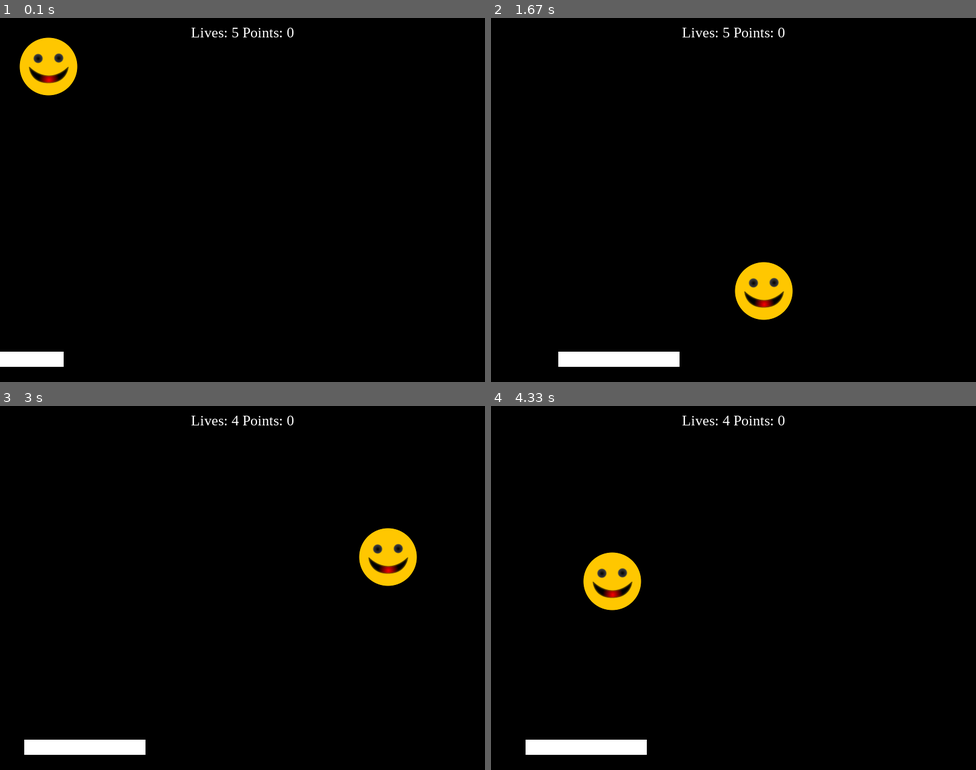
Above: before the commit, frames 1-4 (two rows, left to right).
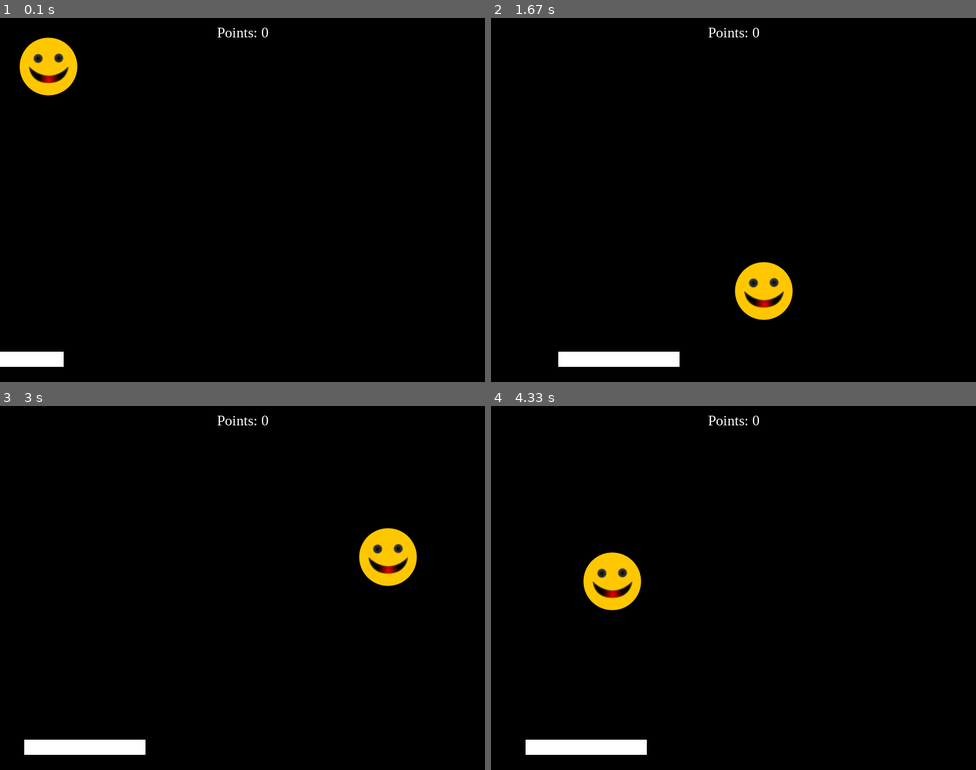
Above: after the commit, the same moments.

Repository: FordMcLeod/witAdmin
Game: pygame game, started from pygame/smilegames/SmileyPong2.py
Two runs of this game, one before a commit and one after it. Both use one fixed random seed, a clock stepped at 60 frames per second and the inputs below.
Inputs (mouse positions are in pixels of both pictures, inside the frame that each line leads up to):
- Up to frame 1 (0.1 s): no input
- Up to frame 2 (1.67 s): hold F1 0.33-0.8 s; move the mouse to (714, 214) at 0.37 s; click (782, 280) at 0.88 s; click (912, 327) at 1.22 s; click (617, 127) at 1.55 s
- Up to frame 3 (3 s): click (242, 631) at 1.88 s; click (174, 511) at 2.22 s; click (412, 682) at 2.55 s; click (87, 624) at 2.88 s
- Up to frame 4 (4.33 s): click (592, 518) at 3.22 s; click (617, 653) at 3.55 s; click (908, 671) at 3.88 s; click (588, 722) at 4.22 s

The runs differ from the first frame. In frame 1, 0.2% of the frame differs, in the area x 39-61%, y 2-6%; in frame 2, 0.2%; in frame 3, 0.2%; in frame 4, 0.2%.

Commit message:
Added extensions

Diff:
--- a/pygame/smilegames/SmileyPong2.py
+++ b/pygame/smilegames/SmileyPong2.py
@@ -1,5 +1,5 @@
 # credits: https://www.nostarch.com/teachkids/#content
-# extentions: make 2 player games, change color of paddles, change controls for how it moves
+# extentions: create lives, make 2 player games, change color of paddles, change controls for how it moves
 # change image and music
 
 
@@ -38,7 +38,6 @@
         if event.type == pygame.KEYDOWN:
             if event.key == pygame.K_F1:    # F1 = New Game
                 points = 0
-                lives = 5
                 picx = 0
                 picy = 0
                 speedx = 5
@@ -71,13 +70,7 @@
             points += 1
 
     # Draw text on screen
-    draw_string = "Lives: " + str(lives) + " Points: " + str(points)
-
-    # Check whether the game is over
-    if lives < 1:
-        speedx = speedy = 0
-        draw_string = "Game Over. Your score was: " + str(points)
-        draw_string += ". Press F1 to play again. "
+    draw_string = "Points: " + str(points)
 
     text = font.render(draw_string, True, WHITE)
     text_rect = text.get_rect()
